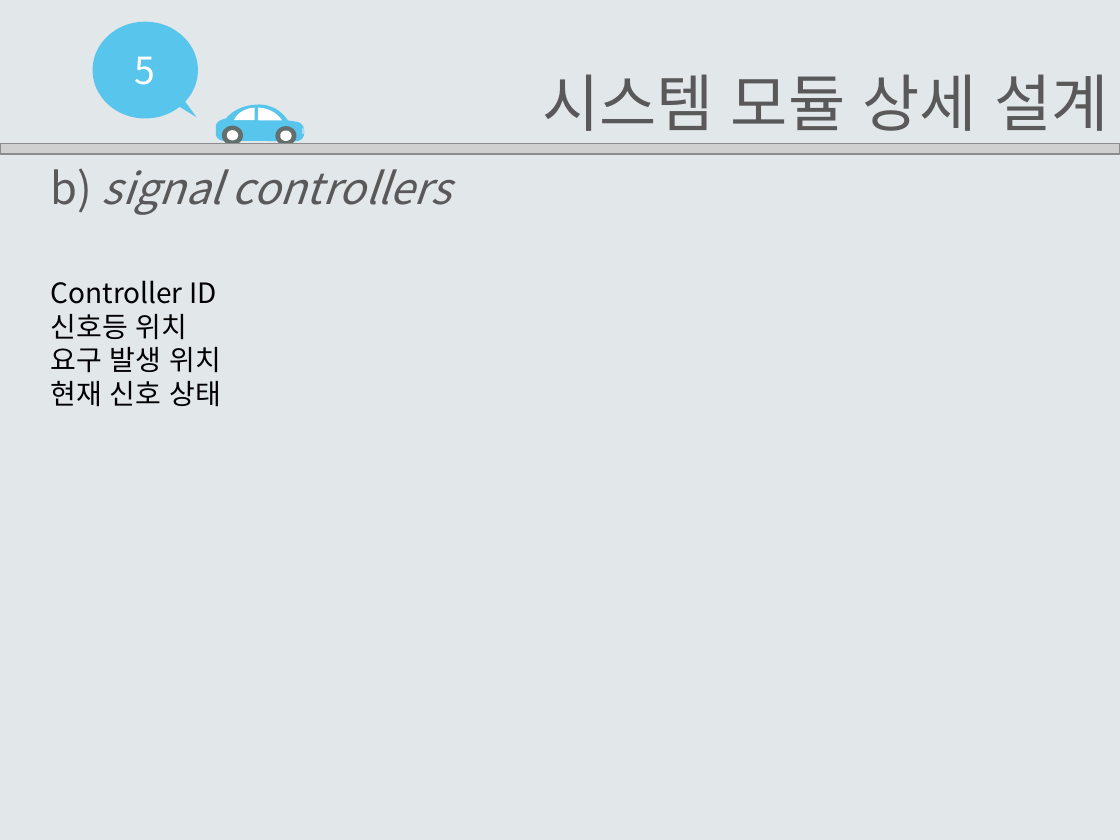
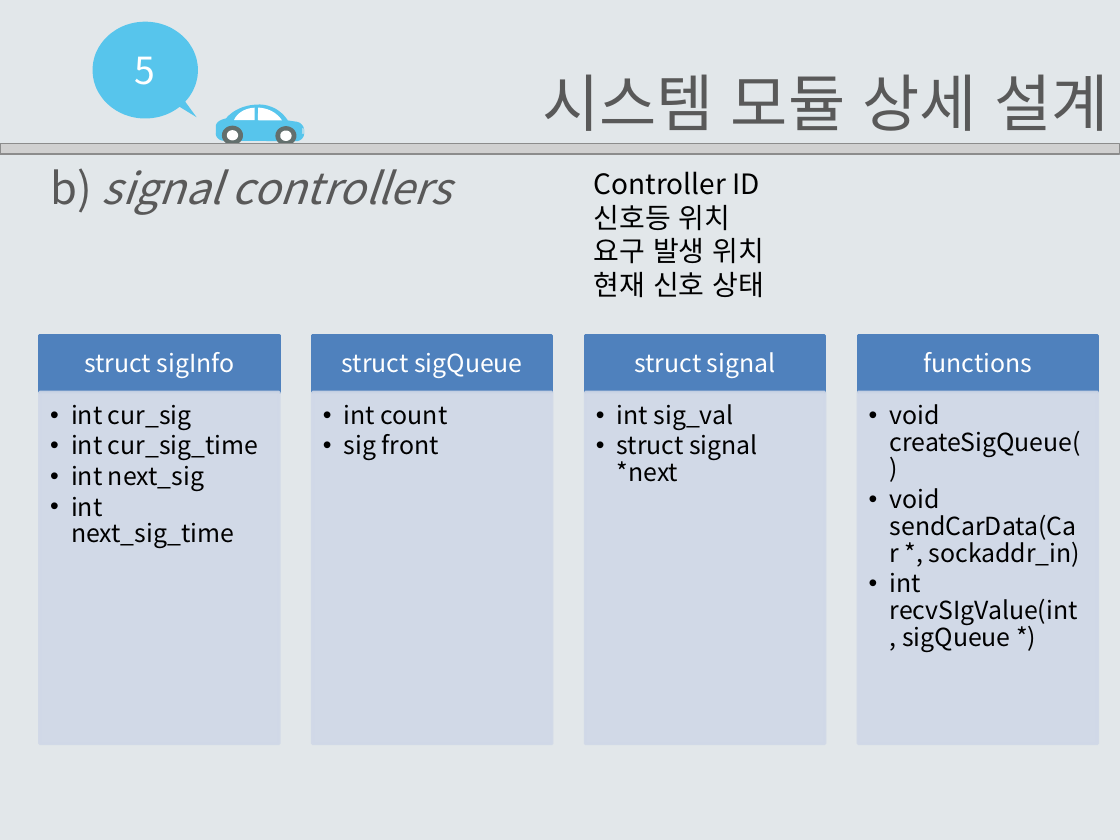
Before and after one commit to EomHeeSang/grad_proj, a slide deck: slide 14 of 발표자료/설계서2-14(엄희상,박주호,김태경).pptx (slide 12 before the commit). Drawn at 1120x840 pixels with LibreOffice and Linux fonts; fonts in the diff are those of the drawing; grey boxes stand for pictures. Boxes give left, top, right and bottom in pixels: in the first picture for what was removed or moved away, otherwise in the second. Text is boxed around its words. In the diff, an @@ line names an element or a change of style, - is before the commit and + after.

```diff
--- a/발표자료/설계서2-14(엄희상,박주호,김태경).pptx
+++ b/발표자료/설계서2-14(엄희상,박주호,김태경).pptx
@@ text "Controller ID": place and size @@
-text "Controller ID" at <box>51,280,221,407</box>
+text "Controller ID" at <box>594,171,764,298</box>
@@ group added at <box>39,336,1098,744</box>: 8 rectangles, 8 texts @@
+struct sigInfo
+  •• int cur_sig
+  •• int cur_sig_time
+  •• int next_sig
+  •• int next_sig_time
+struct sigQueue
+  •• int count
+  •• sig front
+struct signal
+  •• int sig_val
+  •• struct signal *next
+functions
+  •• void createSigQueue()
+  •• void sendCarData(Car *, sockaddr_in)
+  •• int recvSIgValue(int, sigQueue *)
```
Also in this commit, not shown: 4 other slides changed, 5 slides added, 3 other files.
